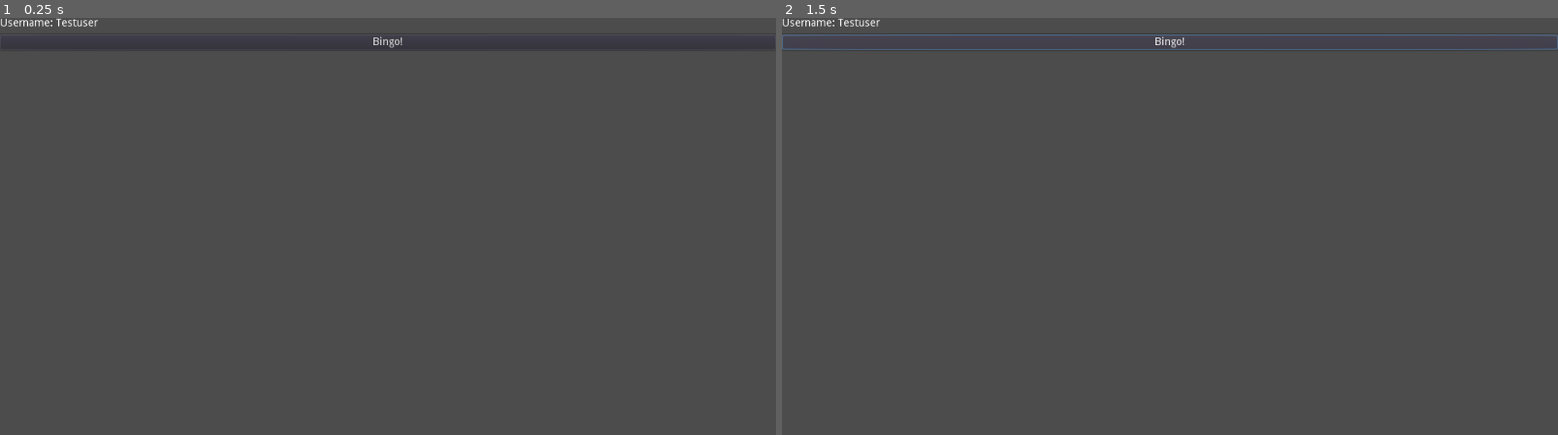
Above: before the commit, frames 1-2 (left to right).
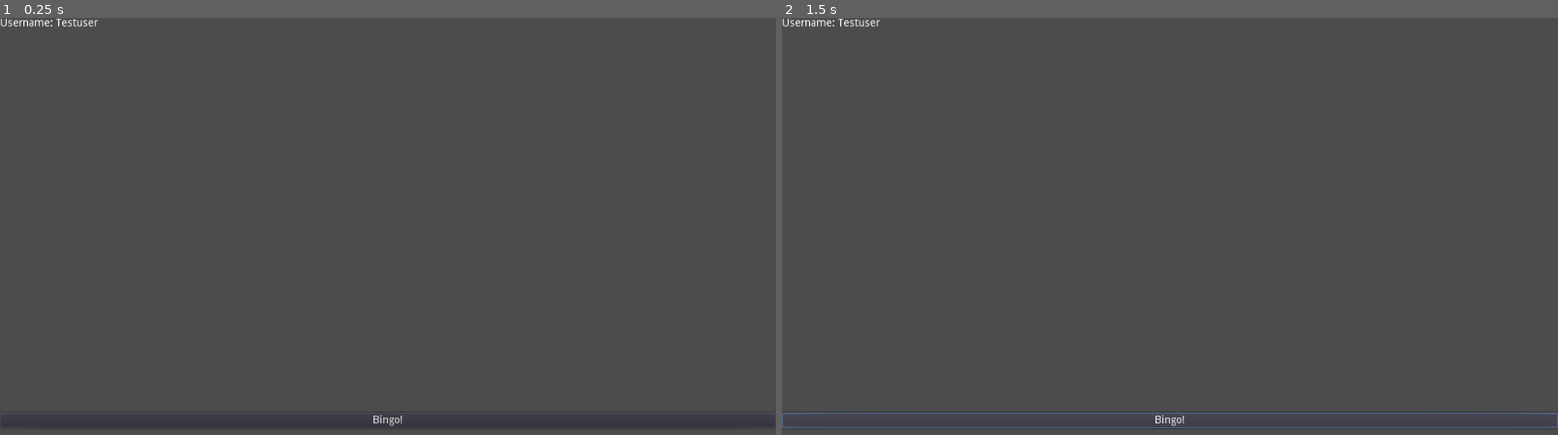
Above: after the commit, the same moments.

Repository: Reneator/Godot-Online-Bingo
Game: Godot game, scene res://Lobby/Lobby_Screen.tscn
Two runs of this game, one before a commit and one after it. Both use one fixed random seed, a clock stepped at 60 frames per second and the inputs below. This scene is started directly instead of the project's main scene.
Inputs:
- Up to frame 1 (0.25 s): no input
- Up to frame 2 (1.5 s): click "Bingo!" at 0.5 s; click "Bingo!" at 1.25 s

The runs differ from the first frame. In frame 1, 0.5% of the frame differs, in the area x 4-96%, y 4-99%; in frame 2, 1.1%, in the area x 0-100%, y 3-99%.
Error in both runs: Invalid get index 'username' (on base: 'Nil'). (res://Lobby/Lobby_Screen.gd:9)

Commit message:
Bingo-UI: Set Min-size

Diff:
--- a/Bingo/Bingo.tscn
+++ b/Bingo/Bingo.tscn
@@ -6,9 +6,79 @@
 [node name="Bingo" type="GridContainer"]
 anchor_right = 1.0
 anchor_bottom = 1.0
+margin_right = -524.0
+margin_bottom = -100.0
+rect_min_size = Vector2( 500, 500 )
+columns = 3
 script = ExtResource( 1 )
 __meta__ = {
 "_edit_use_anchors_": false
 }
 bingo_grid_size = 6
 bingo_element = ExtResource( 2 )
+
+[node name="Button" parent="." instance_placeholder="res://Bingo/Bingo_Button.tscn"]
+anchor_right = 0.0
+anchor_bottom = 0.0
+margin_right = 164.0
+margin_bottom = 164.0
+
+[node name="Button2" parent="." instance_placeholder="res://Bingo/Bingo_Button.tscn"]
+anchor_right = 0.0
+anchor_bottom = 0.0
+margin_left = 168.0
+margin_right = 332.0
+margin_bottom = 164.0
+
+[node name="Button3" parent="." instance_placeholder="res://Bingo/Bingo_Button.tscn"]
+anchor_right = 0.0
+anchor_bottom = 0.0
+margin_left = 336.0
+margin_right = 500.0
+margin_bottom = 164.0
+
+[node name="Button4" parent="." instance_placeholder="res://Bingo/Bingo_Button.tscn"]
+anchor_right = 0.0
+anchor_bottom = 0.0
+margin_top = 168.0
+margin_right = 164.0
+margin_bottom = 332.0
+
+[node name="Button5" parent="." instance_placeholder="res://Bingo/Bingo_Button.tscn"]
+anchor_right = 0.0
+anchor_bottom = 0.0
+margin_left = 168.0
+margin_top = 168.0
+margin_right = 332.0
+margin_bottom = 332.0
+
+[node name="Button6" parent="." instance_placeholder="res://Bingo/Bingo_Button.tscn"]
+anchor_right = 0.0
+anchor_bottom = 0.0
+margin_left = 336.0
+margin_top = 168.0
+margin_right = 500.0
+margin_bottom = 332.0
+
+[node name="Button7" parent="." instance_placeholder="res://Bingo/Bingo_Button.tscn"]
+anchor_right = 0.0
+anchor_bottom = 0.0
+margin_top = 336.0
+margin_right = 164.0
+margin_bottom = 500.0
+
+[node name="Button8" parent="." instance_placeholder="res://Bingo/Bingo_Button.tscn"]
+anchor_right = 0.0
+anchor_bottom = 0.0
+margin_left = 168.0
+margin_top = 336.0
+margin_right = 332.0
+margin_bottom = 500.0
+
+[node name="Button9" parent="." instance_placeholder="res://Bingo/Bingo_Button.tscn"]
+anchor_right = 0.0
+anchor_bottom = 0.0
+margin_left = 336.0
+margin_top = 336.0
+margin_right = 500.0
+margin_bottom = 500.0
--- a/Bingo/Bingo_Button.tscn
+++ b/Bingo/Bingo_Button.tscn
@@ -3,8 +3,10 @@
 [ext_resource path="res://Bingo/Bingo_Button.gd" type="Script" id=1]
 
 [node name="Button" type="Button"]
-margin_right = 80.0
-margin_bottom = 20.0
+anchor_right = 1.0
+anchor_bottom = 1.0
+size_flags_horizontal = 3
+size_flags_vertical = 3
 toggle_mode = true
 text = "FAAAAACK"
 script = ExtResource( 1 )
--- a/Lobby/Lobby_Screen.tscn
+++ b/Lobby/Lobby_Screen.tscn
@@ -46,13 +46,16 @@
 [node name="Bingo" parent="." instance=ExtResource( 2 )]
 anchor_right = 0.0
 anchor_bottom = 0.0
-margin_top = 18.0
-margin_right = 1024.0
-margin_bottom = 18.0
+margin_left = 262.0
+margin_top = 17.0
+margin_right = 762.0
+margin_bottom = 517.0
+size_flags_horizontal = 4
+size_flags_vertical = 4
 
 [node name="Bingo_Button" type="Button" parent="."]
-margin_top = 22.0
+margin_top = 522.0
 margin_right = 1024.0
-margin_bottom = 42.0
+margin_bottom = 542.0
 text = "Bingo!"
 [connection signal="pressed" from="Bingo_Button" to="." method="_on_Bingo_Button_pressed"]
